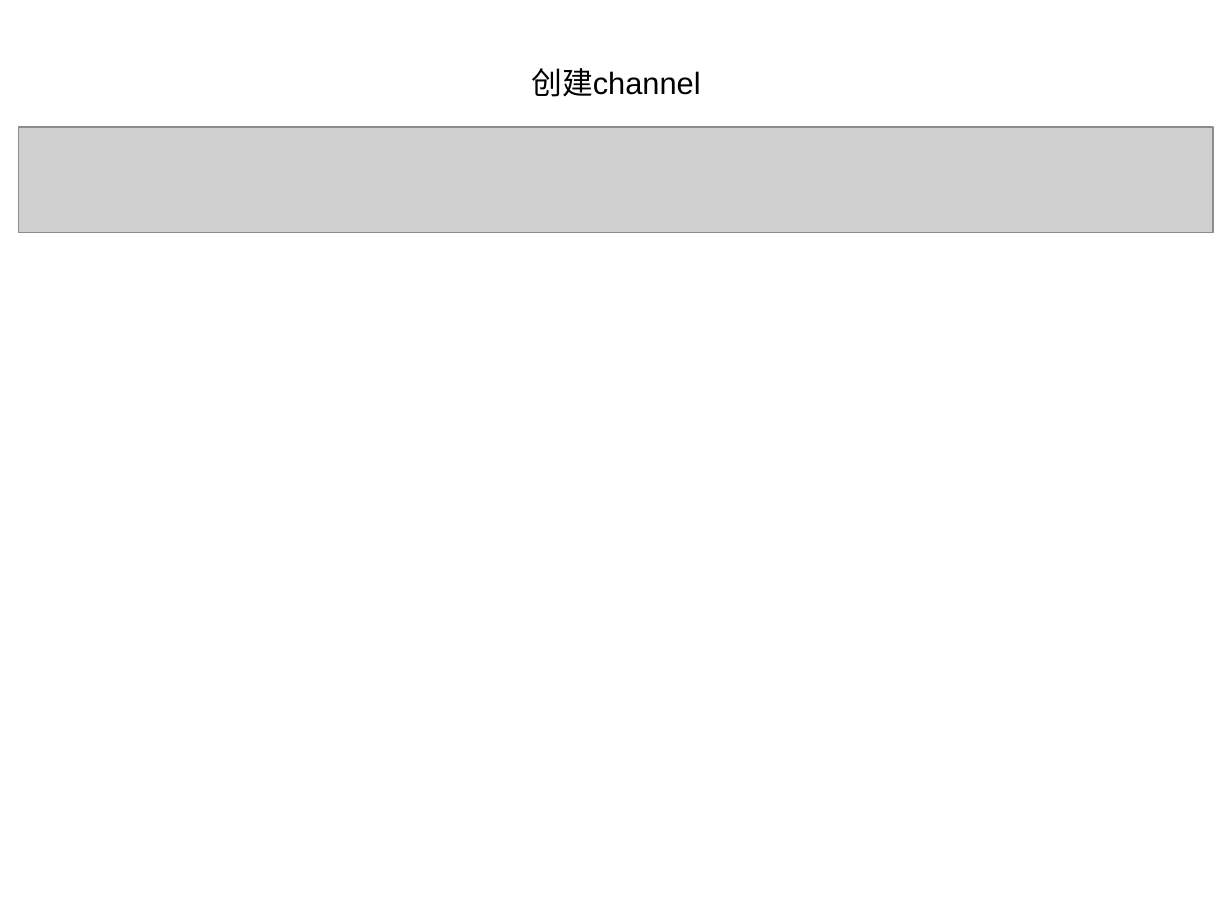
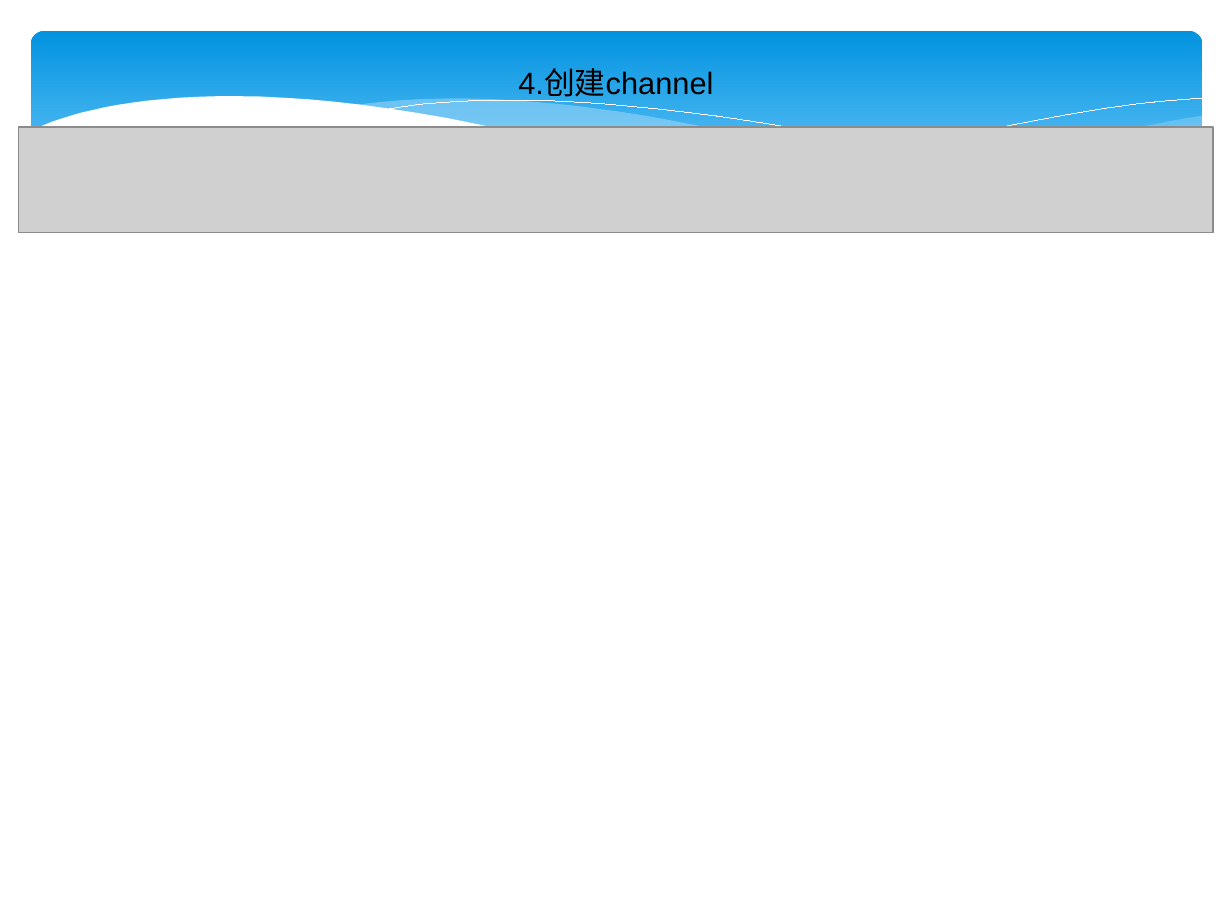
Before and after one commit to 382303784/hyperledger-fabric, a slide deck: slide 14 of fabric.ppt. Drawn at 1232x924 pixels with LibreOffice and Linux fonts; fonts in the diff are those of the drawing; grey boxes stand for pictures. Boxes give left, top, right and bottom in pixels: in the first picture for what was removed or moved away, otherwise in the second. Text is boxed around its words. In the diff, an @@ line names an element or a change of style, - is before the commit and + after.

```diff
--- a/fabric.ppt
+++ b/fabric.ppt
@@ rounded rectangle added at <box>31,31,1202,223</box>, fill gradient #0293E0 to #83D3FE @@
@@ text at <box>518,70,713,97</box>: text changed @@
-创建channel
+4.创建channel
@@ group added at <box>28,96,1204,276</box>: 5 freeform shapes @@
```
Also in this commit, not shown: 19 other slides changed, 4 slides added, 1 slide removed, 1 other file.
